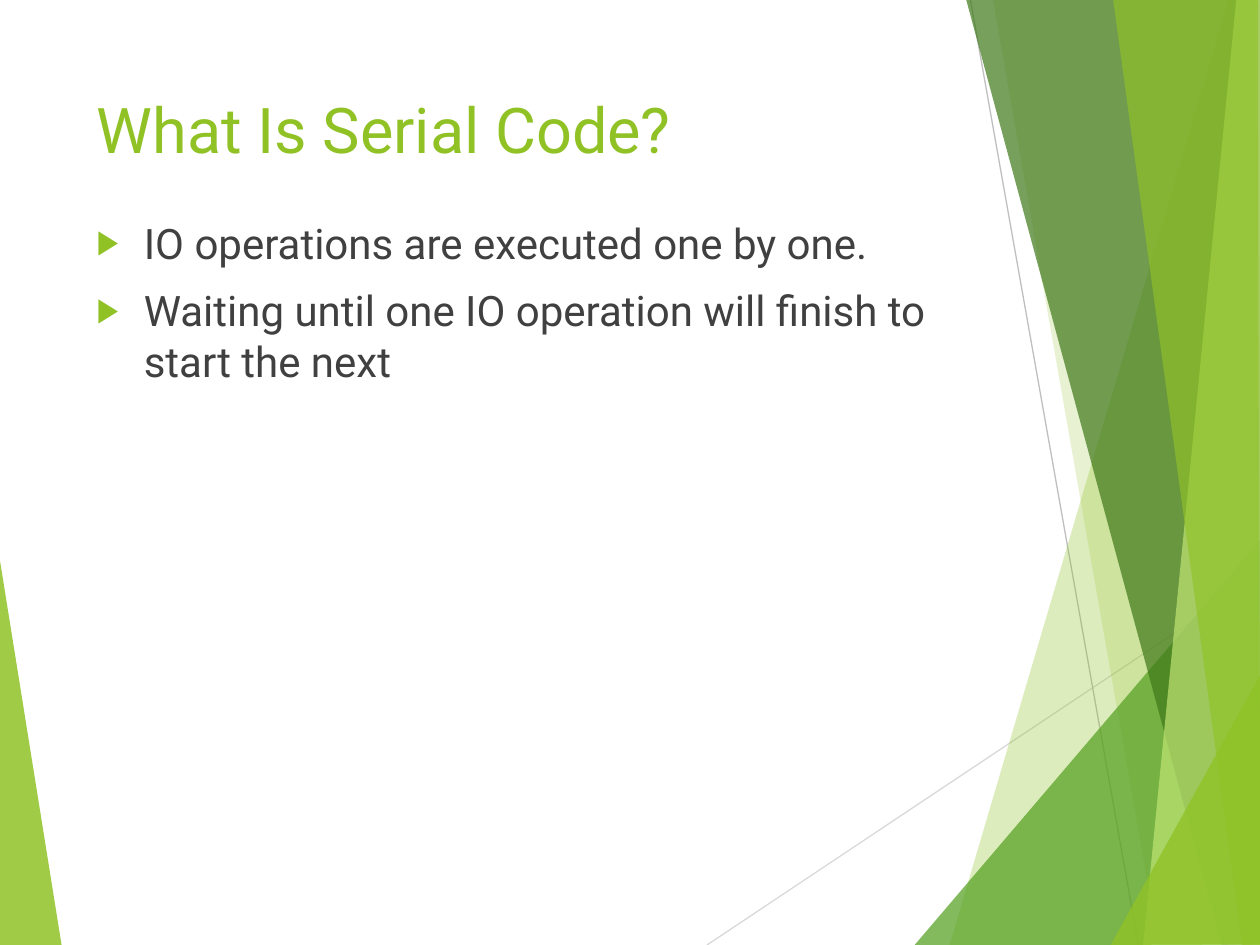
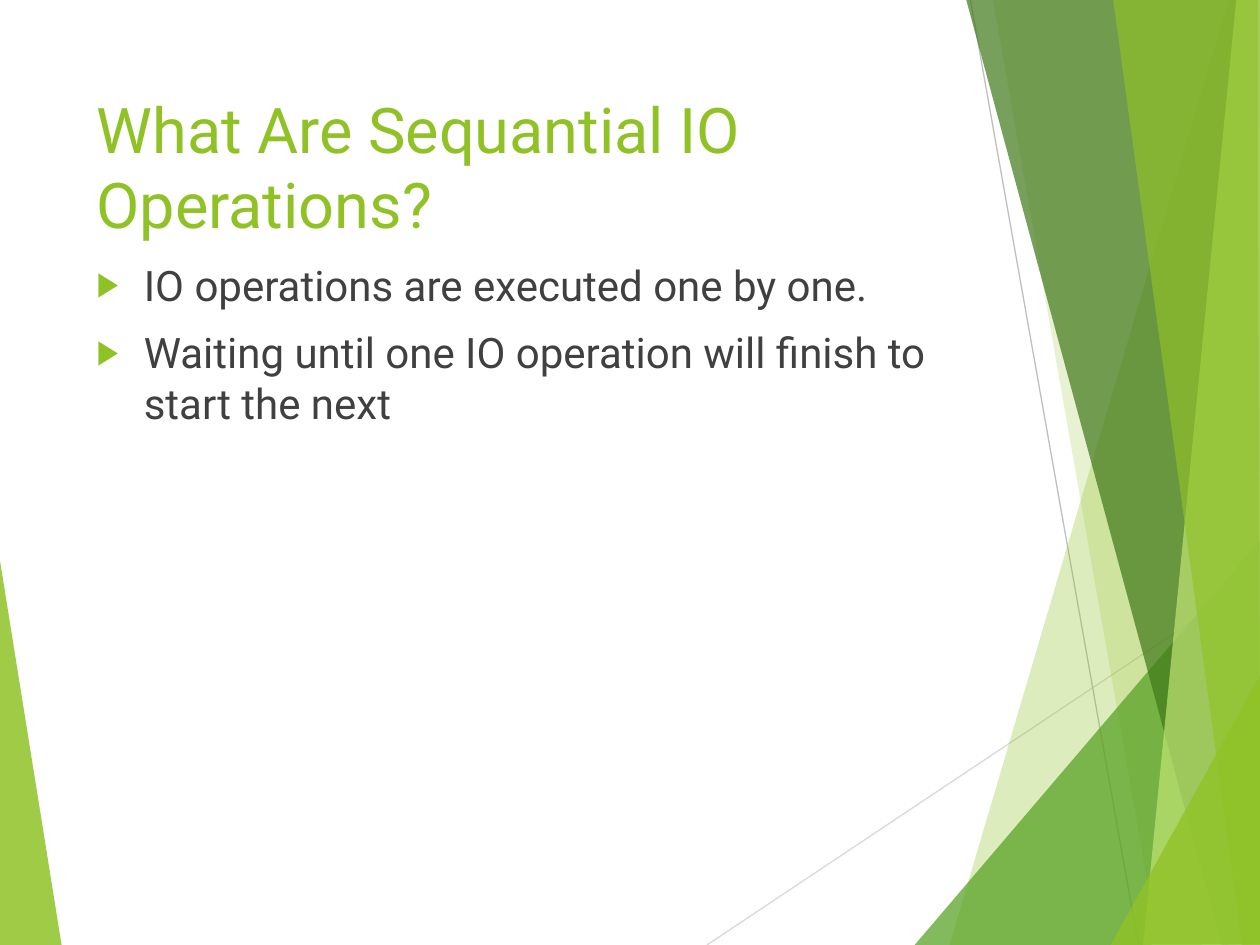
Before and after one commit to tamartwe/ijs_munich, a slide deck: slide 16 of node_js_performance/nodejs_performance/NodeJs_Performance.pptx. Drawn at 1260x945 pixels with LibreOffice and Linux fonts; fonts in the diff are those of the drawing. Boxes give left, top, right and bottom in pixels: in the first picture for what was removed or moved away, otherwise in the second. Text is boxed around its words. In the diff, an @@ line names an element or a change of style, - is before the commit and + after.

```diff
--- a/node_js_performance/nodejs_performance/NodeJs_Performance.pptx
+++ b/node_js_performance/nodejs_performance/NodeJs_Performance.pptx
@@ title at (97, 105, 740, 241): text changed @@
-What Is Serial Code?
+What Are Sequantial IO Operations?
@@ text "IO operations are executed one ...": place and size @@
-text "IO operations are executed one ..." at (144, 227, 925, 378)
+text "IO operations are executed one ..." at (144, 269, 925, 420)
```
Also in this commit, not shown: 17 other slides changed, 3 slides added, 13 other files.
